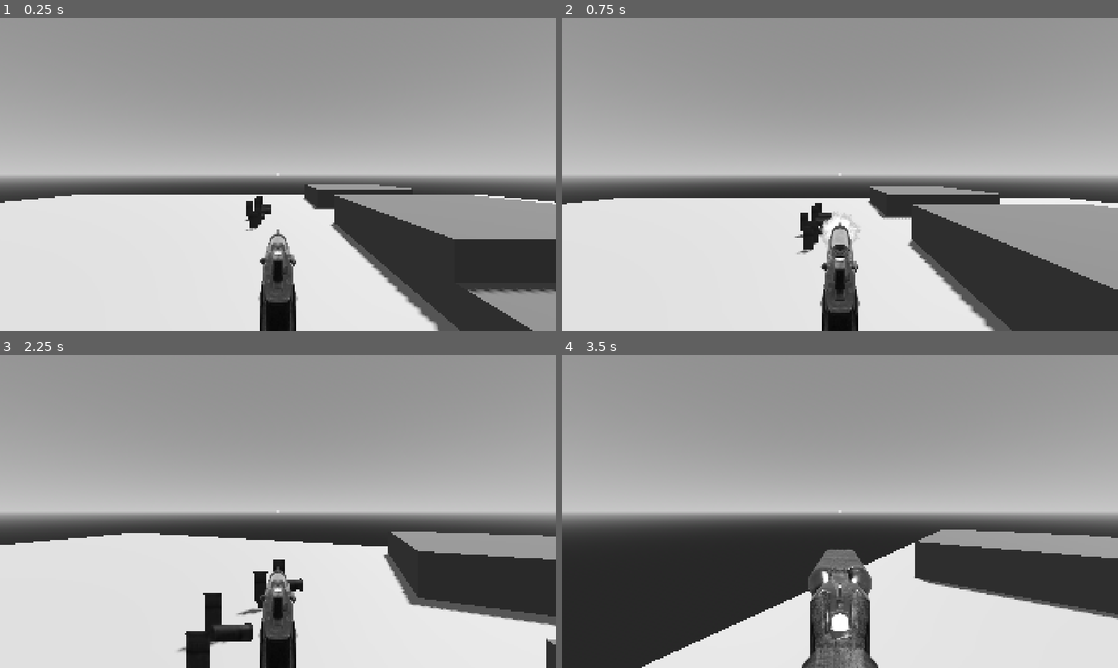
Above: before the commit, frames 1-4 (two rows, left to right).
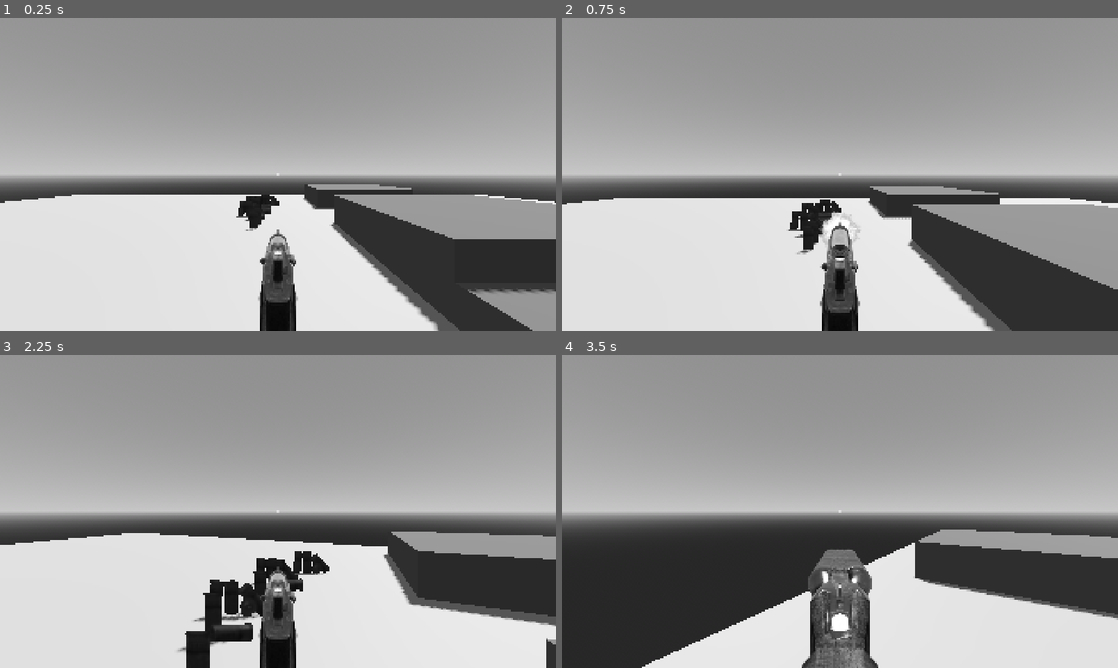
Above: after the commit, the same moments.

Repository: spheroidon/achromatic
Game: Godot game, scene res://scenes/dev_level.tscn
Same seed, same stepped clock (60 frames per second), same inputs: the game is played once before the commit and once after it.
Inputs (mouse positions are in pixels of both pictures, inside the frame that each line leads up to):
- Up to frame 1 (0.25 s): no input
- Up to frame 2 (0.75 s): tap Enter at 0.5 s; move the mouse to (812, 237) at 0.52 s; hold W (move_forwards) from 0.53 s (still down); tap 1 (gun_0) at 0.6 s; click (812, 237) at 0.67 s
- Up to frame 3 (2.25 s): keep holding W (move_forwards); move the mouse to (316, 514) at 1.27 s; tap 2 (gun_1) at 1.35 s; move the mouse to (233, 508) at 2.02 s; tap Mouse wheel up (next_gun) at 2.1 s
- Up to frame 4 (3.5 s): move the mouse to (845, 511) at 2.77 s; release W (move_forwards) at 2.78 s; hold A (move_left) from 2.78 s (still down); tap Mouse wheel down (previous_gun) at 2.85 s

The runs differ from the first frame. In frame 1, 0.2% of the frame differs, in the area x 42-51%, y 56-64%; in frame 2, 0.3%; in frame 3, 1.3%, in the area x 34-60%, y 62-86%; in frame 4, nothing differs.

Commit message:
4-shell ammo pickups

Diff:
--- /dev/null
+++ b/objects/ammo/shells/ammo_shells_4.tscn
@@ -0,0 +1,28 @@
+[gd_scene format=3 uid="uid://bdmnince3pecq"]
+
+[ext_resource type="Script" uid="uid://pyvql6a803r4" path="res://objects/ammo/ammo.gd" id="1_4ovb6"]
+[ext_resource type="Texture2D" uid="uid://cgheqaktn3u1m" path="res://assets/ammo/shells/ammo_shells_4.png" id="2_4ovb6"]
+
+[sub_resource type="BoxShape3D" id="BoxShape3D_o1l2c"]
+size = Vector3(1.5, 1, 1.5)
+
+[node name="AmmoShells4" type="Node3D" unique_id=1955714053]
+script = ExtResource("1_4ovb6")
+ammo_type = 1
+ammo_amount = 4
+
+[node name="Sprite" type="Sprite3D" parent="." unique_id=1059242974]
+pixel_size = 0.001
+billboard = 2
+shaded = true
+alpha_cut = 1
+texture = ExtResource("2_4ovb6")
+
+[node name="PickupArea" type="Area3D" parent="." unique_id=604091126]
+input_ray_pickable = false
+monitorable = false
+
+[node name="Shape" type="CollisionShape3D" parent="PickupArea" unique_id=405321082]
+shape = SubResource("BoxShape3D_o1l2c")
+
+[connection signal="body_entered" from="PickupArea" to="." method="_on_pickup_area_body_entered"]
--- a/scenes/dev_level.tscn
+++ b/scenes/dev_level.tscn
@@ -3,6 +3,7 @@
 [ext_resource type="PackedScene" uid="uid://dd3weo6tcdfsx" path="res://objects/player.tscn" id="1_g3pss"]
 [ext_resource type="PackedScene" uid="uid://cpmgcxoxwov4c" path="res://objects/ammo/shells/ammo_shells_2.tscn" id="2_i675q"]
 [ext_resource type="PackedScene" uid="uid://b6xpl2ck3v7df" path="res://objects/ammo/shells/ammo_shells_1.tscn" id="3_e6gs0"]
+[ext_resource type="PackedScene" uid="uid://bdmnince3pecq" path="res://objects/ammo/shells/ammo_shells_4.tscn" id="4_57vqv"]
 
 [sub_resource type="ProceduralSkyMaterial" id="ProceduralSkyMaterial_g3pss"]
 sky_top_color = Color(0.7, 0.7, 0.7, 1)
@@ -95,3 +96,12 @@
 
 [node name="AmmoShells5" parent="." unique_id=1150385896 instance=ExtResource("2_i675q")]
 transform = Transform3D(1, 0, 0, 0, 1, 0, 0, 0, 1, -0.8110225, 0.8585, -10.070677)
+
+[node name="AmmoShells6" parent="." unique_id=1622461381 instance=ExtResource("4_57vqv")]
+transform = Transform3D(1, 0, 0, 0, 1, 0, 0, 0, 1, -0.63599205, 0.81449974, -11.611806)
+
+[node name="AmmoShells7" parent="." unique_id=560036718 instance=ExtResource("4_57vqv")]
+transform = Transform3D(1, 0, 0, 0, 1, 0, 0, 0, 1, -1.2745955, 0.8145, -10.425611)
+
+[node name="AmmoShells8" parent="." unique_id=1519720793 instance=ExtResource("4_57vqv")]
+transform = Transform3D(1, 0, 0, 0, 1, 0, 0, 0, 1, -1.2720985, 0.81449974, -8.654583)
Binary file added: assets/ammo/shells/ammo_shells_4.png
Not shown, added: assets/ammo/shells/ammo_shells_4.png.import
